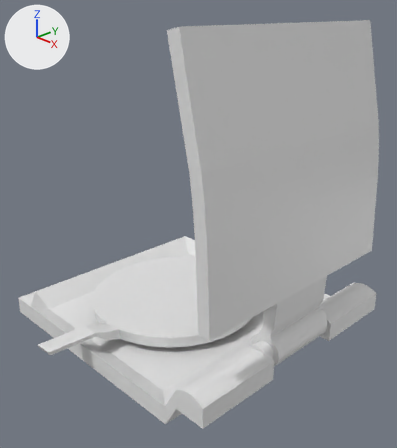
What one commit did to the Blender file cortafruta.blend.
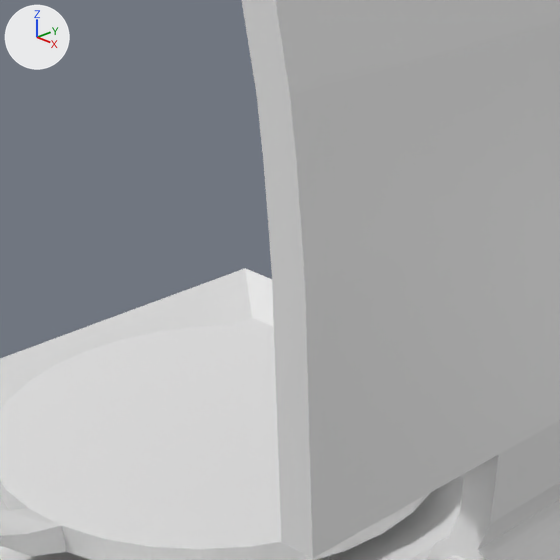
Old and new are each drawn whole from a 50 mm lens placed at (3.01, -2.73, 2.55), pointed at (0.03, 0.15, 0.91) and again close up on the part from 24% to 75% of the width and 31% to 76% of the height. Lighting does not change. The marker at upper left points along +X, +Y and +Z.
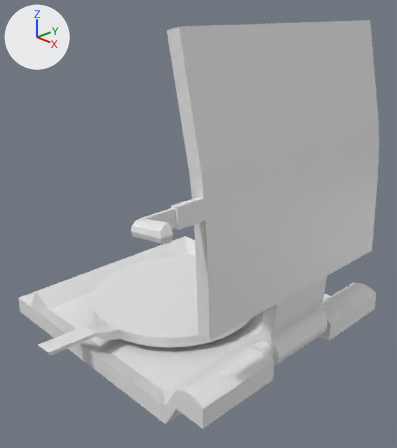
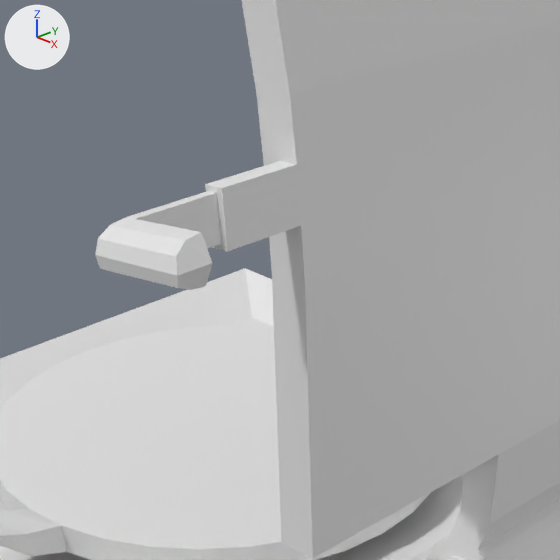
Where the change shows, as pixel boxes (x1, y1, x2, y2) in the close-ups (560 x 560 px):
'Cylinder', reshaped: before (242, 0, 560, 560); after (95, 0, 560, 560)
part 1 of me_cylinder, built on: before (263, 81, 560, 225); after (95, 81, 560, 290)

Patch to the scene script:
```diff
--- a/cortafruta.blend.py
+++ b/cortafruta.blend.py
@@ me_cylinder @@
 # used by ob_cylinder; location = (1.026, 0.101, 0.35); rotation_euler = (1.571, -55.08, 0.0), in degrees (90, 84, 0); scale = (0.123, 0.123, 0.286)
-me_cylinder.from_pydata(...)  # 1078 vertices, 1048 faces; spans x -17.2..1.0, y -1.4..1.3, z -3.2..3.2
+me_cylinder.from_pydata(...)  # 1194 vertices, 1164 faces; spans x -17.2..1.0, y -1.4..2.8, z -3.2..4.8
+# me_cylinder part 1
+# 36 faces are deleted
+# 75 vertices are added at x -10.2..-9.3, y 0.2..2.8, z -2.6..4.8
+# 23 new vertices lie (-0.5, 0.0, 0.0) away from vertices in x -9.2, y 0.5..1.3, z -3.2..3.2
+# 10 new vertices lie (-0.2, -0.4, 0.0) away from vertices in x -9.6, y -0.3, z -2.6..2.1
+# 8 new vertices lie (0.0, 0.0, 0.6) away from vertices in x -10.2..-9.2, y 0.9..1.3, z 3.2
+# 152 new faces join them
```
